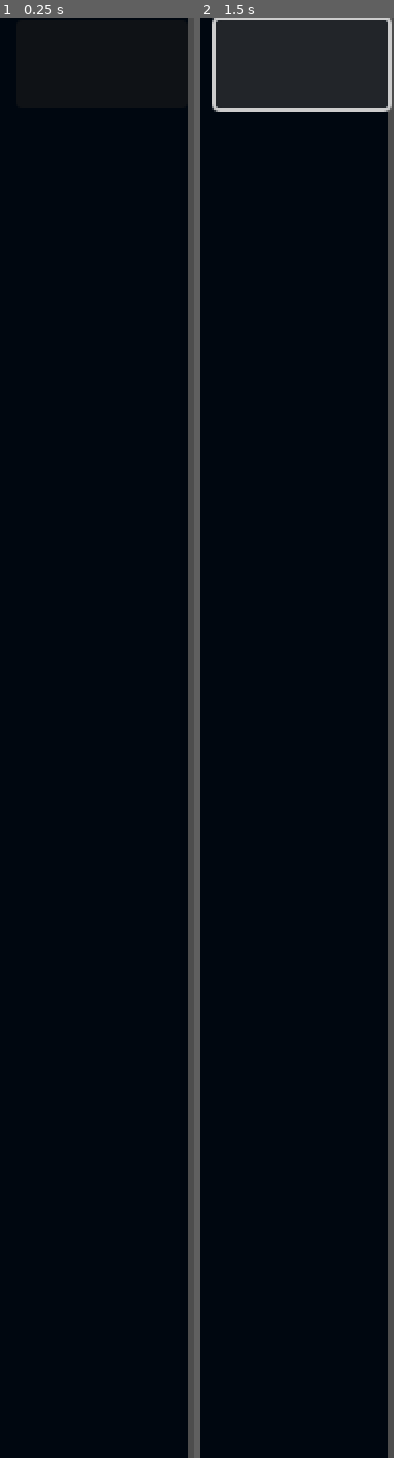
Above: before the commit, frames 1-2 (left to right).
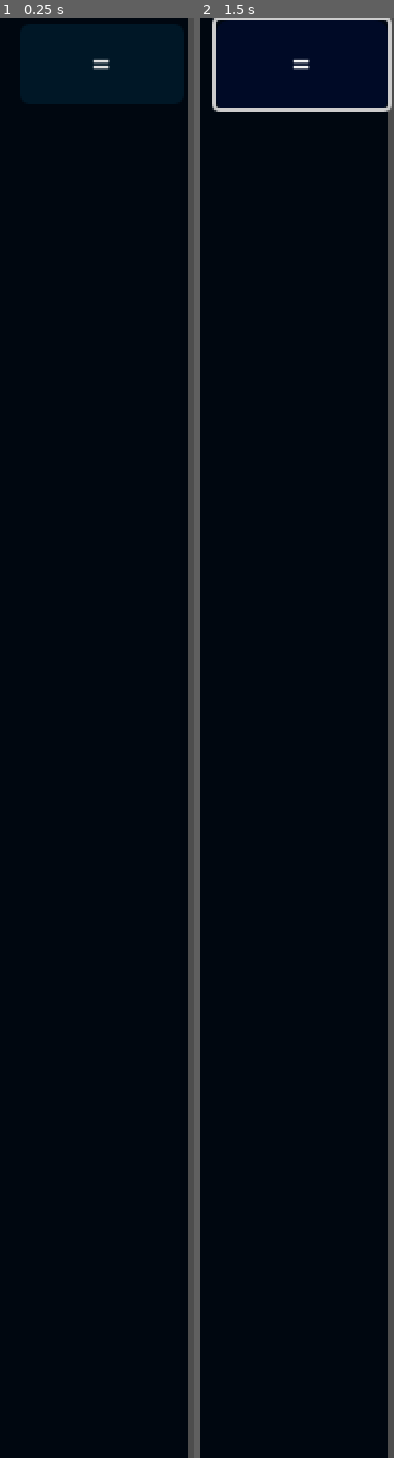
Above: after the commit, the same moments.

Repository: ShadowSL3/Serie-E-envile
Game: Godot game, scene res://game.tscn
Same seed, same stepped clock (60 frames per second), same inputs: the game is played once before the commit and once after it.
Inputs (mouse positions are in pixels of both pictures, inside the frame that each line leads up to):
- Up to frame 1 (0.25 s): no input
- Up to frame 2 (1.5 s): click (302, 61) at 0.5 s; click (302, 61) at 1.25 s

The runs differ from the first frame. In frame 1, less than 0.1% of the frame differs, in the area x 47-57%, y 2-4%; in frame 2, 5.4%, in the area x 8-97%, y 0-7%.

Commit message:
Update Game.tscn
Added Border Hover and Updated Normal Blue dark

Diff:
--- a/game.tscn
+++ b/game.tscn
@@ -1,7 +1,32 @@
-[gd_scene load_steps=2 format=3 uid="uid://bd0jr5my5ewd"]
+[gd_scene load_steps=4 format=3 uid="uid://bd0jr5my5ewd"]
 
 [sub_resource type="StyleBoxFlat" id="StyleBoxFlat_ed6ws"]
 bg_color = Color(0, 0.0273691, 0.0631858, 1)
+
+[sub_resource type="StyleBoxFlat" id="StyleBoxFlat_tnbq4"]
+bg_color = Color(3.00817e-09, 0.0389335, 0.14749, 1)
+border_width_left = 2
+border_width_top = 2
+border_width_right = 2
+border_width_bottom = 2
+border_color = Color(0, 0.0392157, 0.14902, 1)
+corner_radius_top_left = 6
+corner_radius_top_right = 6
+corner_radius_bottom_right = 6
+corner_radius_bottom_left = 6
+expand_margin_bottom = 2.0
+
+[sub_resource type="StyleBoxFlat" id="StyleBoxFlat_cqm3o"]
+bg_color = Color(0, 0.0894353, 0.149272, 1)
+border_width_left = 2
+border_width_top = 2
+border_width_right = 2
+border_width_bottom = 2
+border_color = Color(0, 0.027451, 0.0627451, 1)
+corner_radius_top_left = 6
+corner_radius_top_right = 6
+corner_radius_bottom_right = 6
+corner_radius_bottom_left = 6
 
 [node name="Node2D" type="Node2D"]
 
@@ -17,3 +42,6 @@
 offset_top = 1.0
 offset_right = 597.0
 offset_bottom = 45.0
+theme_override_styles/hover = SubResource("StyleBoxFlat_tnbq4")
+theme_override_styles/normal = SubResource("StyleBoxFlat_cqm3o")
+text = "="
